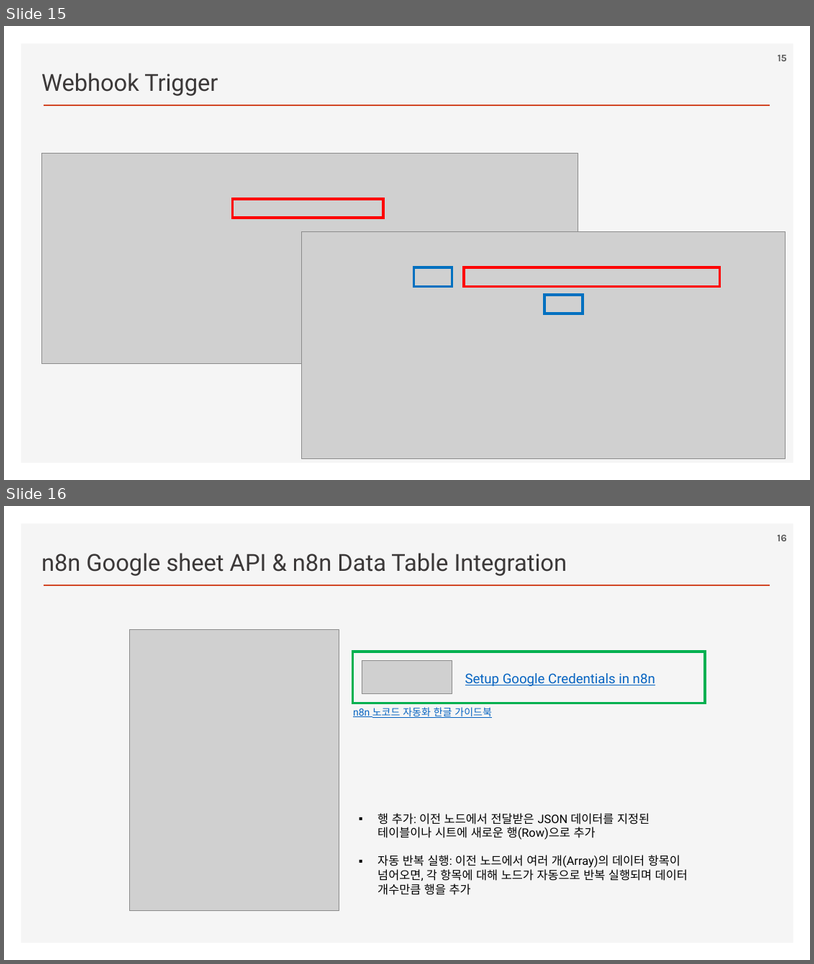
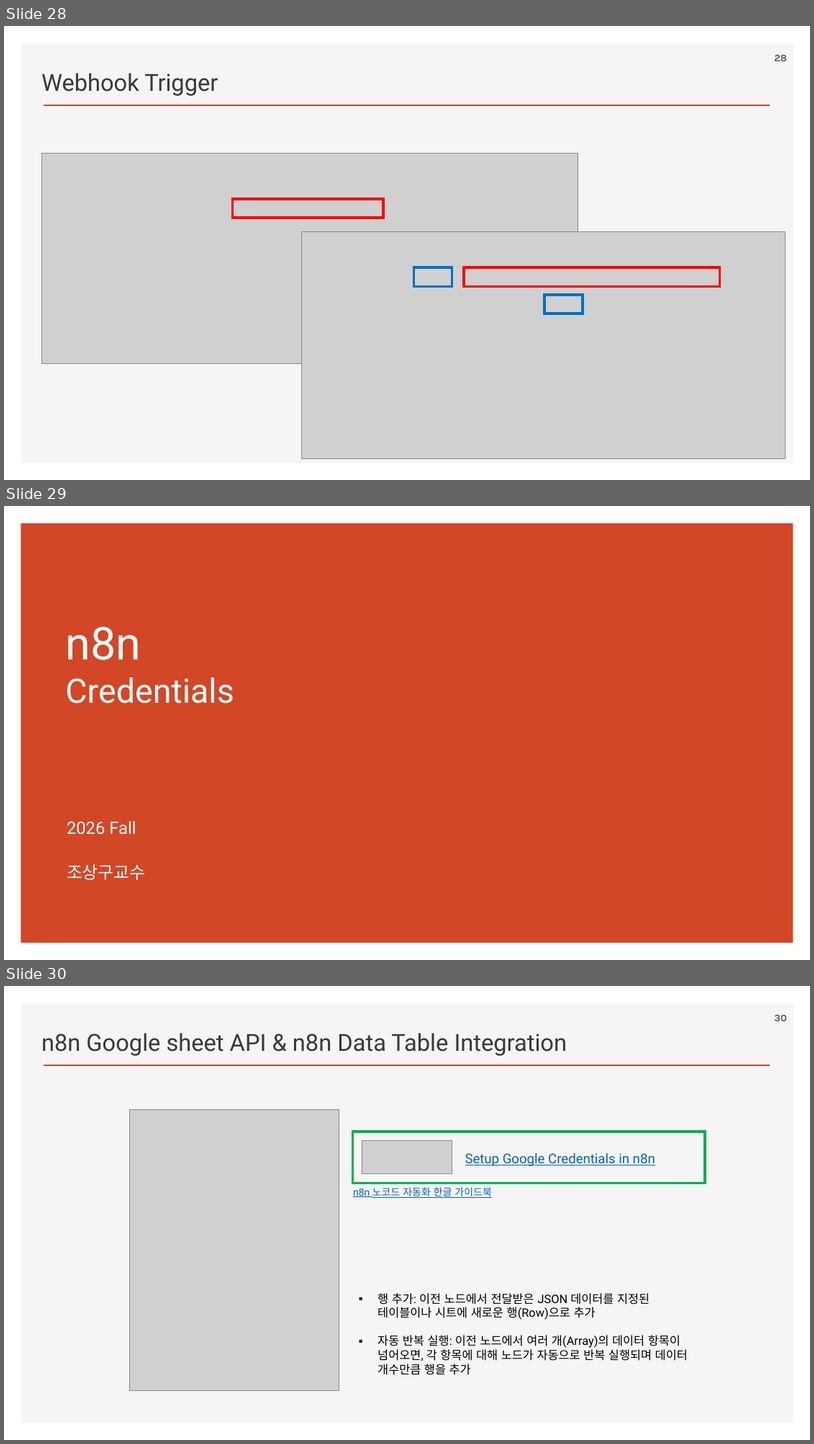
Before and after one commit to ancestor9/2026_Fall_AI-Workflow, a slide deck: PPTs/04_AI Workflow_n8n.pptx. Shown one above the other, each under a label of ours: slides 15 and 16 before the commit, slides 28, 29 and 30 after it. The pictures are 814x964 and 814x1444 pixels, drawn with LibreOffice and Linux fonts; fonts in the diff are those of the drawing; grey boxes stand for pictures; background and template pictures are left out. Boxes give left, top, right and bottom in pixels: in the first picture for what was removed or moved away, otherwise in the second. Text is boxed around its words. In the diff, an @@ line names an element or a change of style, - is before the commit and + after.

```diff
--- a/PPTs/04_AI Workflow_n8n.pptx
+++ b/PPTs/04_AI Workflow_n8n.pptx
@@ slide 29 added at [4, 506, 810, 960], background #FFFFFF @@
@@ rectangle added at [21, 523, 794, 943], fill #D24726 @@
@@ title added at [65, 626, 234, 703], 40 pt, text #FFFFFF @@
+n8n
+Credentials
@@ text added at [67, 821, 146, 880], 20.4 pt, text #FFFFFF @@
+2026 Fall
+조상구교수
@@ what was slide 15 is now slide 28 @@
@@ page number at [774, 55, 787, 61]: text changed @@
-15
+28
@@ what was slide 16 is now slide 30 @@
@@ page number at [774, 1015, 787, 1021]: text changed @@
-16
+30
```
Also in this commit, not shown: 1 slide changed, 14 other slides added.
